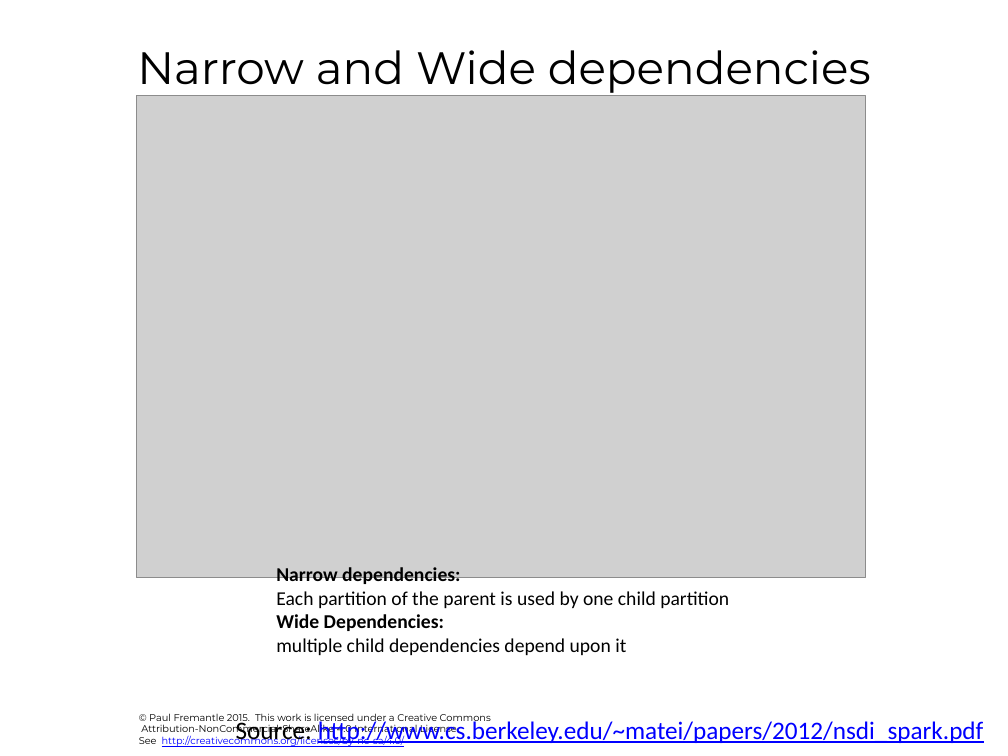
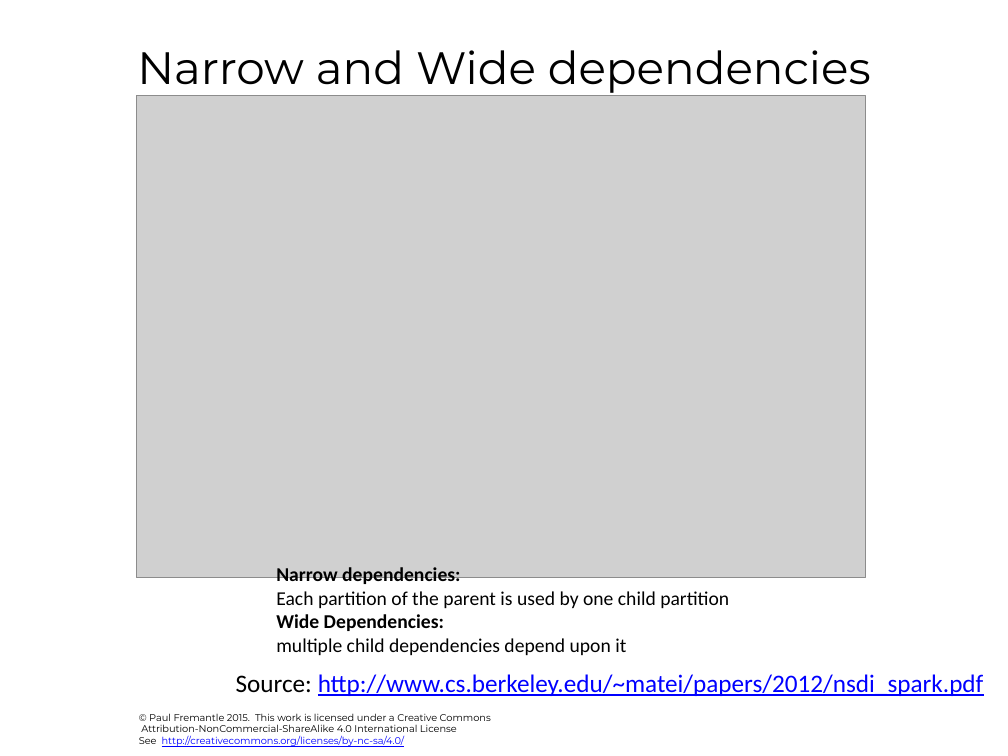
Before and after one commit to pzfreo/ox-clo, a slide deck: slide 10 of pres-source/07-spark-and-adjuncts.pptx. Drawn at 1008x756 pixels with LibreOffice and Linux fonts; fonts in the diff are those of the drawing; grey boxes stand for pictures; background and template pictures are left out. Boxes give left, top, right and bottom in pixels: in the first picture for what was removed or moved away, otherwise in the second. Text is boxed around its words. In the diff, an @@ line names an element or a change of style, - is before the commit and + after.

```diff
--- a/pres-source/07-spark-and-adjuncts.pptx
+++ b/pres-source/07-spark-and-adjuncts.pptx
@@ text "Source: http://www.cs.berkeley.edu/~matei/papers/2012/nsdi_s ..." rewrapped from bbox=[236, 718, 984, 745] to bbox=[236, 674, 984, 696] @@
```
Also in this commit, not shown: 3 other slides changed, 1 slide added, 8 other files.
